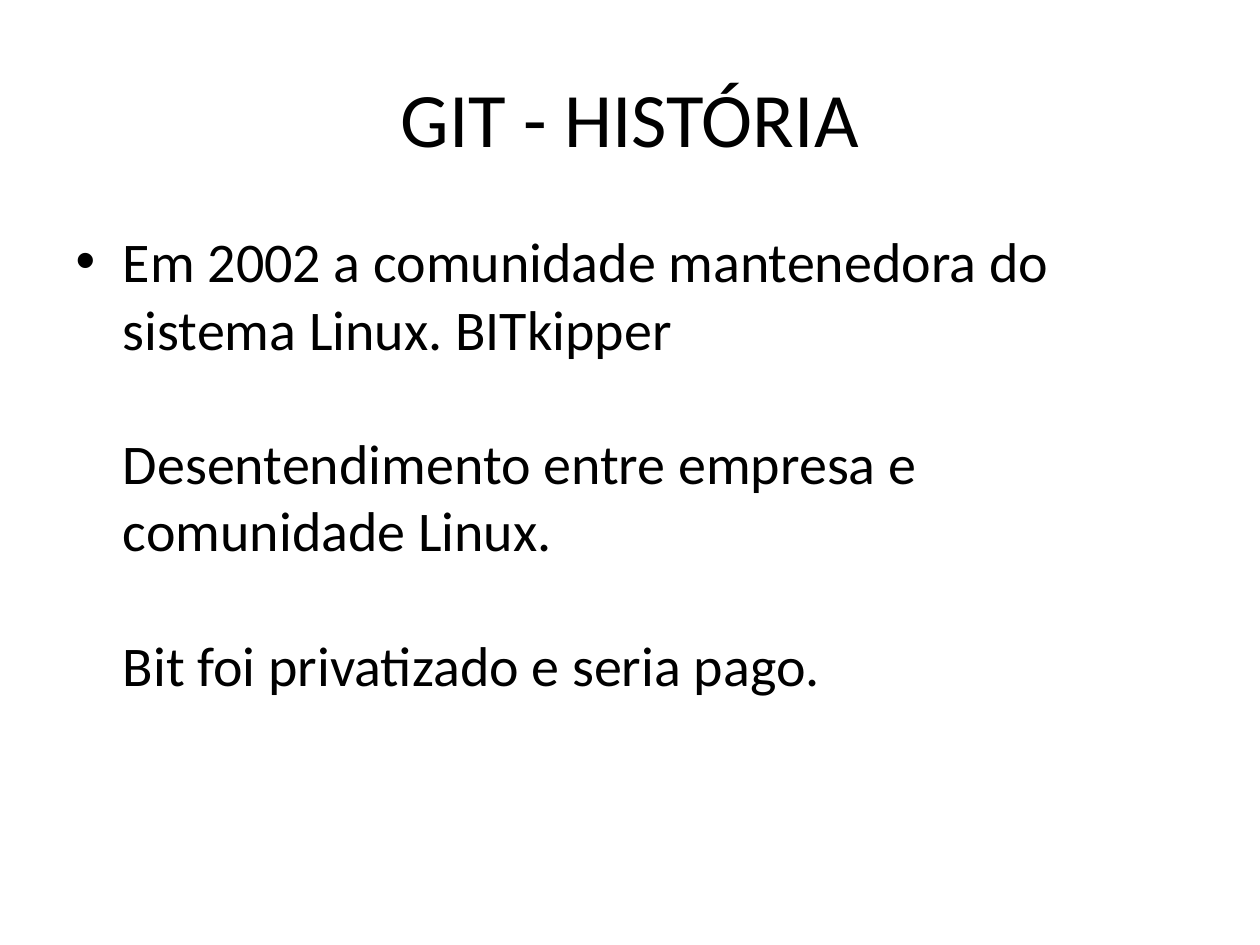
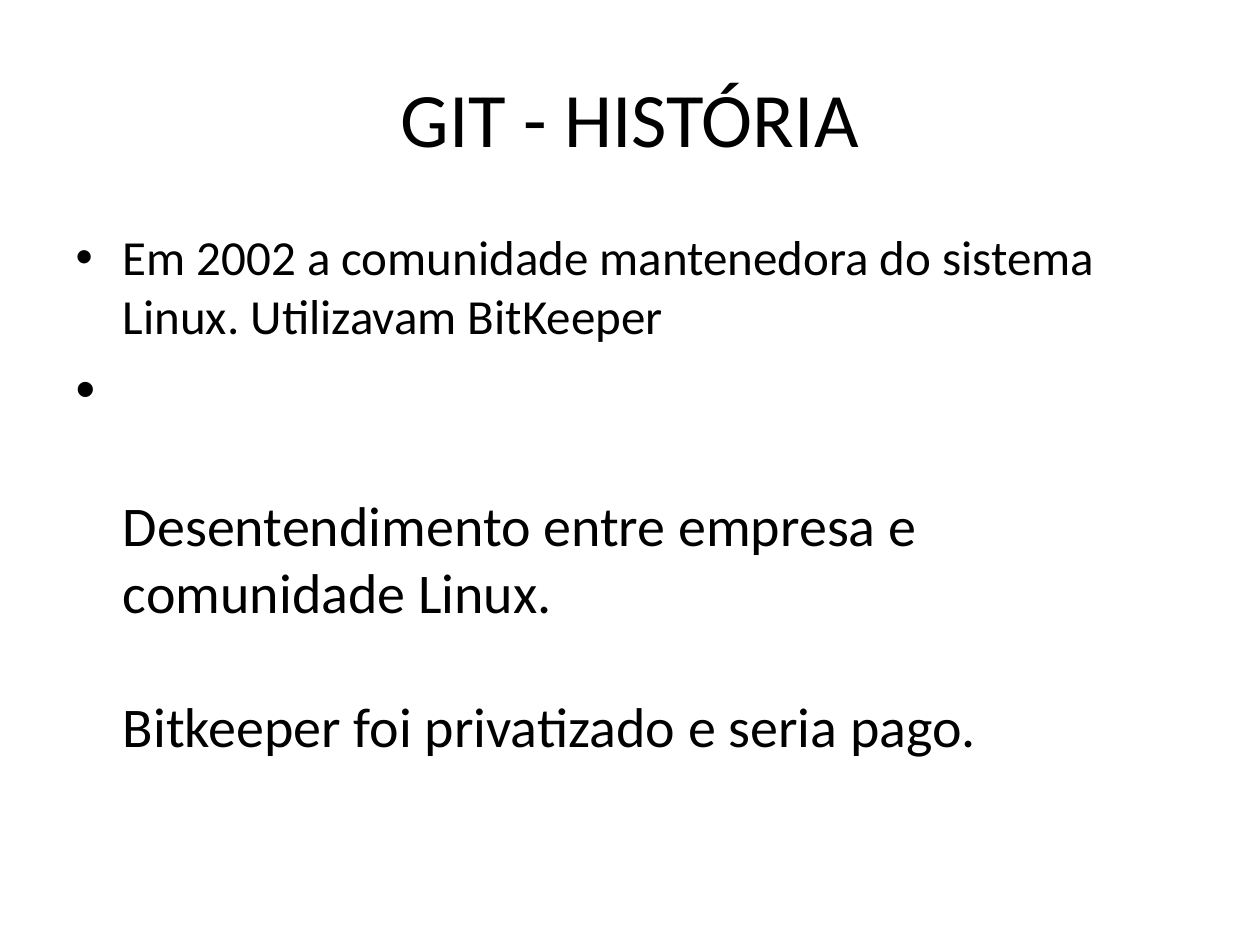
Before and after one commit to feliperoecker/tei, a slide deck: slide 4 of GIT.pptx (slide 3 before the commit). Drawn at 1260x945 pixels with LibreOffice and Linux fonts; fonts in the diff are those of the drawing. Boxes give left, top, right and bottom in pixels: in the first picture for what was removed or moved away, otherwise in the second. Text is boxed around its words. In the diff, an @@ line names an element or a change of style, - is before the commit and + after.

```diff
--- a/GIT.pptx
+++ b/GIT.pptx
@@ text at (123, 241, 1094, 757): text changed @@
-• Em 2002 a comunidade mantenedora do sistema Linux. BITkipper
-  Desentendimento entre empresa e comunidade Linux.
-  Bit foi privatizado e seria pago.
+  • Em 2002 a comunidade mantenedora do sistema Linux. Utilizavam BitKeeper
+• Desentendimento entre empresa e comunidade Linux.
+  Bitkeeper foi privatizado e seria pago.
```
Also in this commit, not shown: 3 other slides changed, 3 slides added.
